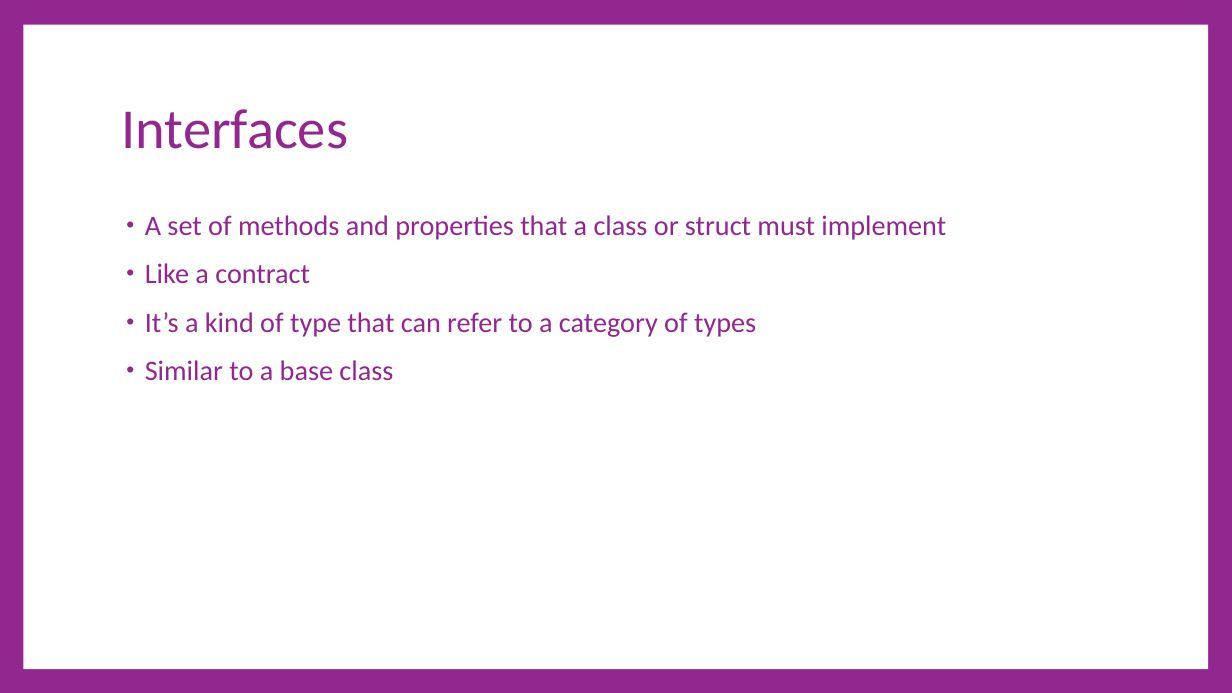
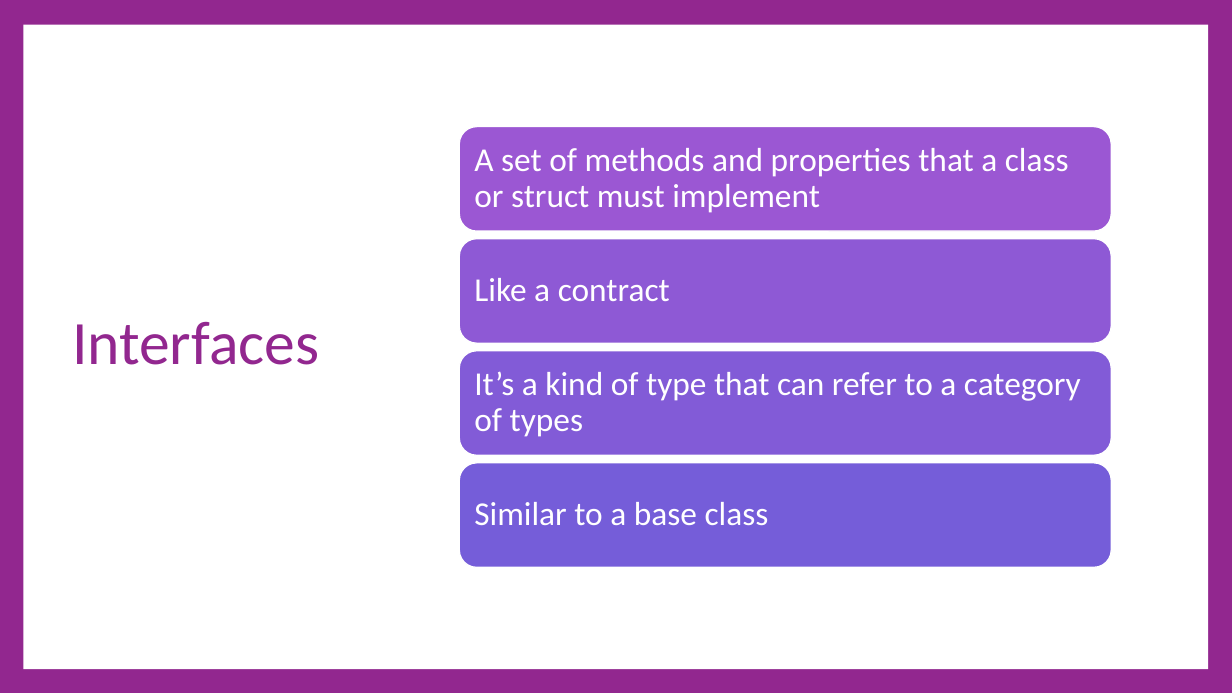
Before and after one commit to cdiggins/cs321, a slide deck: slide 2 of class-notes/cs321-winter-2023-lecture-16-interfaces.pptx. Drawn at 1232x693 pixels with LibreOffice and Linux fonts; fonts in the diff are those of the drawing. Boxes give left, top, right and bottom in pixels: in the first picture for what was removed or moved away, otherwise in the second. Text is boxed around its words. In the diff, an @@ line names an element or a change of style, - is before the commit and + after.

```diff
--- a/class-notes/cs321-winter-2023-lecture-16-interfaces.pptx
+++ b/class-notes/cs321-winter-2023-lecture-16-interfaces.pptx
@@ title "Interfaces": place and size @@
-title "Interfaces" at bbox=[122, 109, 348, 149]
+title "Interfaces" at bbox=[72, 322, 319, 365]
@@ title "Interfaces" at bbox=[72, 322, 319, 365]: size 66 to 72 pt @@
@@ text removed at bbox=[145, 215, 946, 380] @@
-• A set of methods and properties that a class or struct must implement
-• Like a contract
-• It’s a kind of type that can refer to a category of types
-• Similar to a base class
@@ group added at bbox=[460, 127, 1111, 567]: 4 rounded rectangles, 4 texts @@
+A set of methods and properties that a class or struct must implement
+Like a contract
+It’s a kind of type that can refer to a category of types
+Similar to a base class
```
Also in this commit, not shown: 34 other slides changed, 6 slides added, 5 slides removed, 2 other files.
